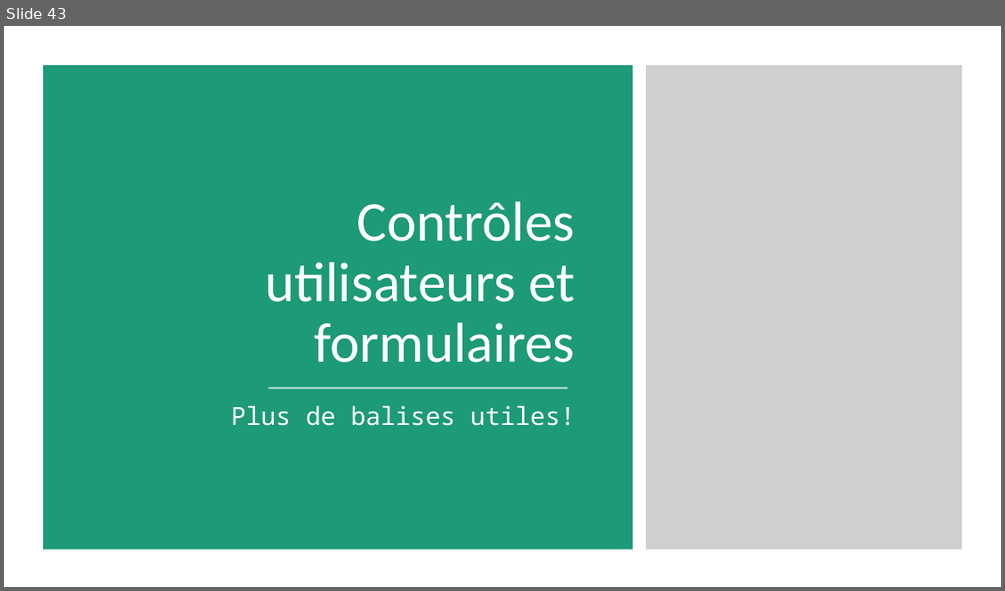
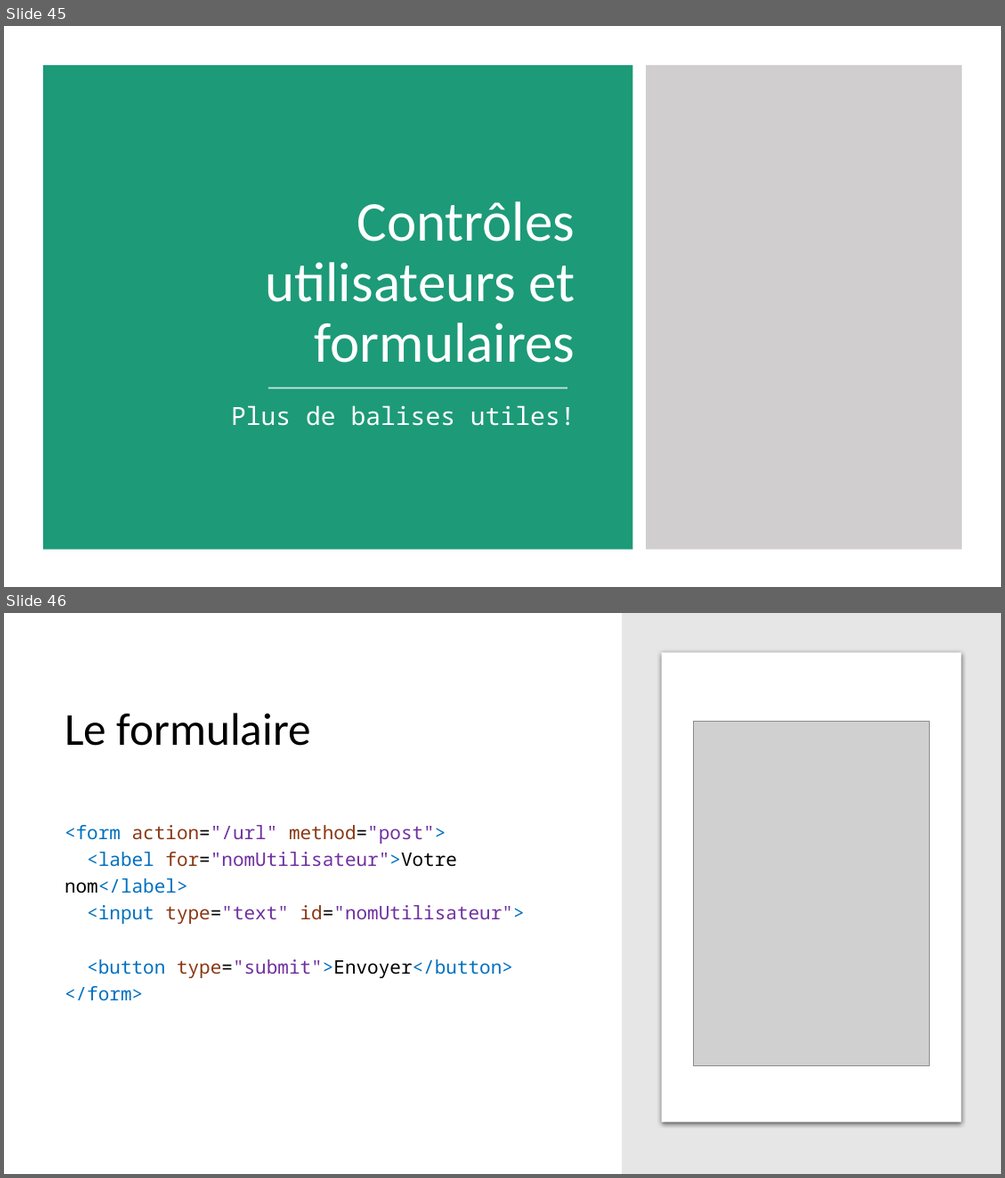
Before and after one commit to fragmatyc/SAAQ, a slide deck: HTML/1. Présentation/Cours HTML - v1.0.pptx. Shown one above the other, each under a label of ours: slide 43 before the commit, slides 45 and 46 after it. The pictures are 1005x591 and 1005x1178 pixels, drawn with LibreOffice and Linux fonts; fonts in the diff are those of the drawing; grey boxes stand for pictures. Boxes give left, top, right and bottom in pixels: in the first picture for what was removed or moved away, otherwise in the second. Text is boxed around its words. In the diff, an @@ line names an element or a change of style, - is before the commit and + after.

```diff
--- a/HTML/1. Présentation/Cours HTML - v1.0.pptx
+++ b/HTML/1. Présentation/Cours HTML - v1.0.pptx
@@ slide 46 added at [4, 613, 1001, 1174], background #FFFFFF @@
@@ rectangle added at [622, 613, 1001, 1174], fill #E7E6E6 @@
@@ rounded rectangle added at [662, 653, 961, 1122], fill #FFFFFF @@
@@ title added at [65, 713, 311, 746], 44 pt, text #000000 @@
+Le formulaire
@@ picture added at [694, 721, 930, 1065] @@
@@ text added at [65, 825, 525, 1000], 18 pt, text #7030A0 @@
+<form action="/url" method="post">
+<label for="nomUtilisateur">Votre nom</label>
+<input type="text" id="nomUtilisateur">
+<button type="submit">Envoyer</button>
+</form>
@@ what was slide 43 is now slide 45 @@
```
Also in this commit, not shown: 6 other slides added.
